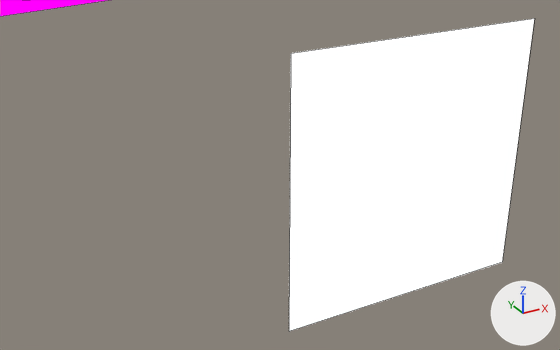
Two versions of the Blender file assets-source/blender/motion/pteranodon-stomp.blend, one commit apart.
Both versions are drawn from a 50 mm lens placed at (41.57, -33.57, 18.48), pointed at (43.84, -29.45, 16.42). The lights are fixed; the arrows at lower right show +X, +Y and +Z. The picture after the commit comes second. Mesh edges are drawn as thin lines.

Objects in the first picture: 'DinoTycoon_Motion_pteranodon_stomp_beak', 'DinoTycoon_Motion_pteranodon_stomp_eye'.
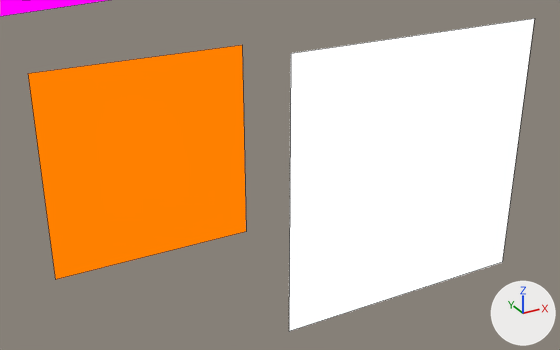
What differs and where, as boxes [x1, y1, x2, y2] in the pictures (560 x 350 px):
```json
{"object": "DinoTycoon_Motion_pteranodon_stomp_eye_white", "change": "added", "after": [28, 45, 246, 280], "on screen": "orange"}
```

Edits to the scene script, one JSON object a line:
```json
{"op": "add", "block": "mat_dinotycoon_role_y", "code": ["mat_dinotycoon_role_y = emission_material('DinoTycoon_Role_Y')", "mat_dinotycoon_role_y.base_color = (1.0, 0.216, 0.0)  # orange #ff8000"]}
{"op": "add", "block": "me_dinotycoon_motion_pteranodon_stomp_sample_eye_white", "code": ["me_dinotycoon_motion_pteranodon_stomp_sample_eye_white = bpy.data.meshes.new('DinoTycoon_Motion_pteranodon_stomp_sample_eye_white')", "me_dinotycoon_motion_pteranodon_stomp_sample_eye_white.from_pydata([(42.4, -29.0, 17.2), (43.8, -29.0, 17.2), (43.8, -29.0, 15.8), (42.4, -29.0, 15.8), (42.4, -29.0, 17.2), (43.8, -29.0, 17.2), (43.8, -29.0, 15.8), (42.4, -29.0, 15.8)], [], [(3, 2, 1, 0), (4, 5, 6, 7), (0, 1, 5, 4), (1, 2, 6, 5), (2, 3, 7, 6), (3, 0, 4, 7)])", "me_dinotycoon_motion_pteranodon_stomp_sample_eye_white.materials.append(mat_dinotycoon_role_y)  # orange #ff8000"]}
{"op": "add", "block": "ob_dinotycoon_motion_pteranodon_stomp_eye_white", "code": ["ob_dinotycoon_motion_pteranodon_stomp_eye_white = bpy.data.objects.new('DinoTycoon_Motion_pteranodon_stomp_eye_white', me_dinotycoon_motion_pteranodon_stomp_sample_eye_white)", "ob_dinotycoon_motion_pteranodon_stomp_eye_white.location = (0.0, 0.0, 0.0)"]}
```
